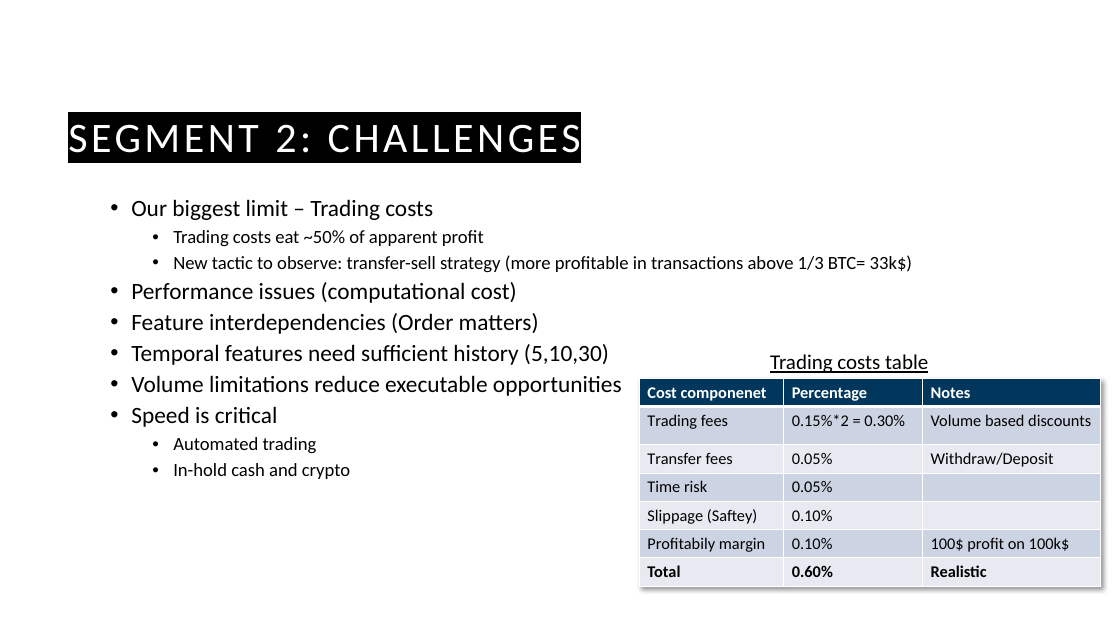
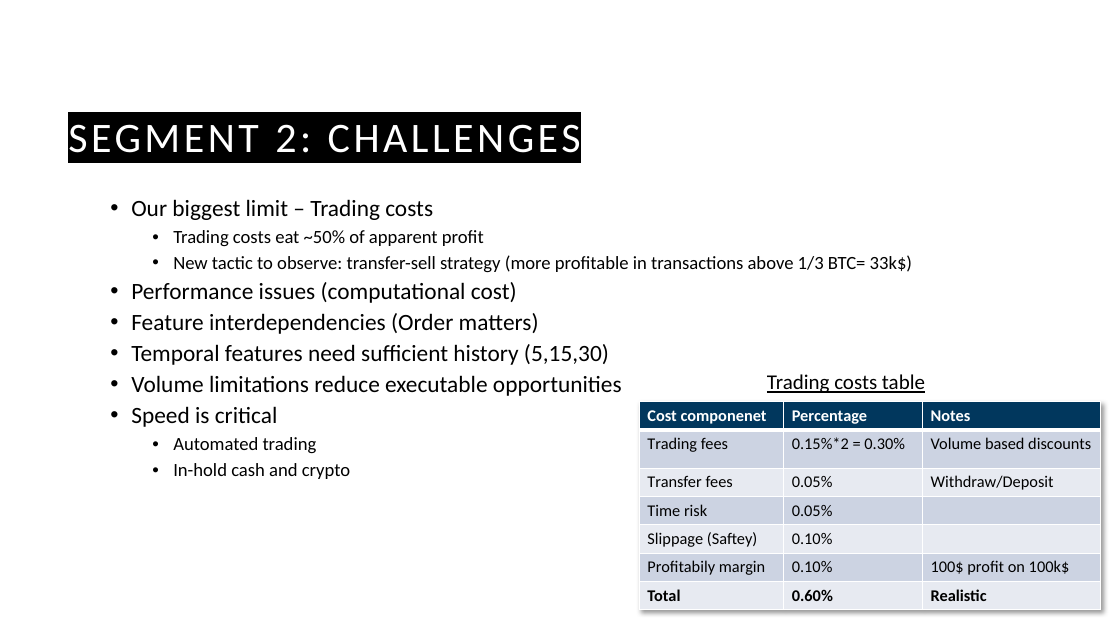
Before and after one commit to guyHarem/TAU_DS_Project, a slide deck: slide 14 of Presentations/Cryto Arbitrage P2.pptx. Drawn at 1120x630 pixels with LibreOffice and Linux fonts; fonts in the diff are those of the drawing; background and template pictures are left out. Boxes give left, top, right and bottom in pixels: in the first picture for what was removed or moved away, otherwise in the second. Text is boxed around its words. In the diff, an @@ line names an element or a change of style, - is before the commit and + after.

```diff
--- a/Presentations/Cryto Arbitrage P2.pptx
+++ b/Presentations/Cryto Arbitrage P2.pptx
@@ text at [131, 344, 609, 365]: text changed @@
-  • Temporal features need sufficient history (5,10,30)
+  • Temporal features need sufficient history (5,15,30)
@@ text "Trading costs table": place and size @@
-text "Trading costs table" at [770, 354, 928, 373]
+text "Trading costs table" at [767, 374, 925, 393]
@@ table: place and size @@
-table at [639, 378, 1101, 594]
+table at [639, 402, 1101, 618]
```
Also in this commit, not shown: 6 other slides changed, 5 other files.
